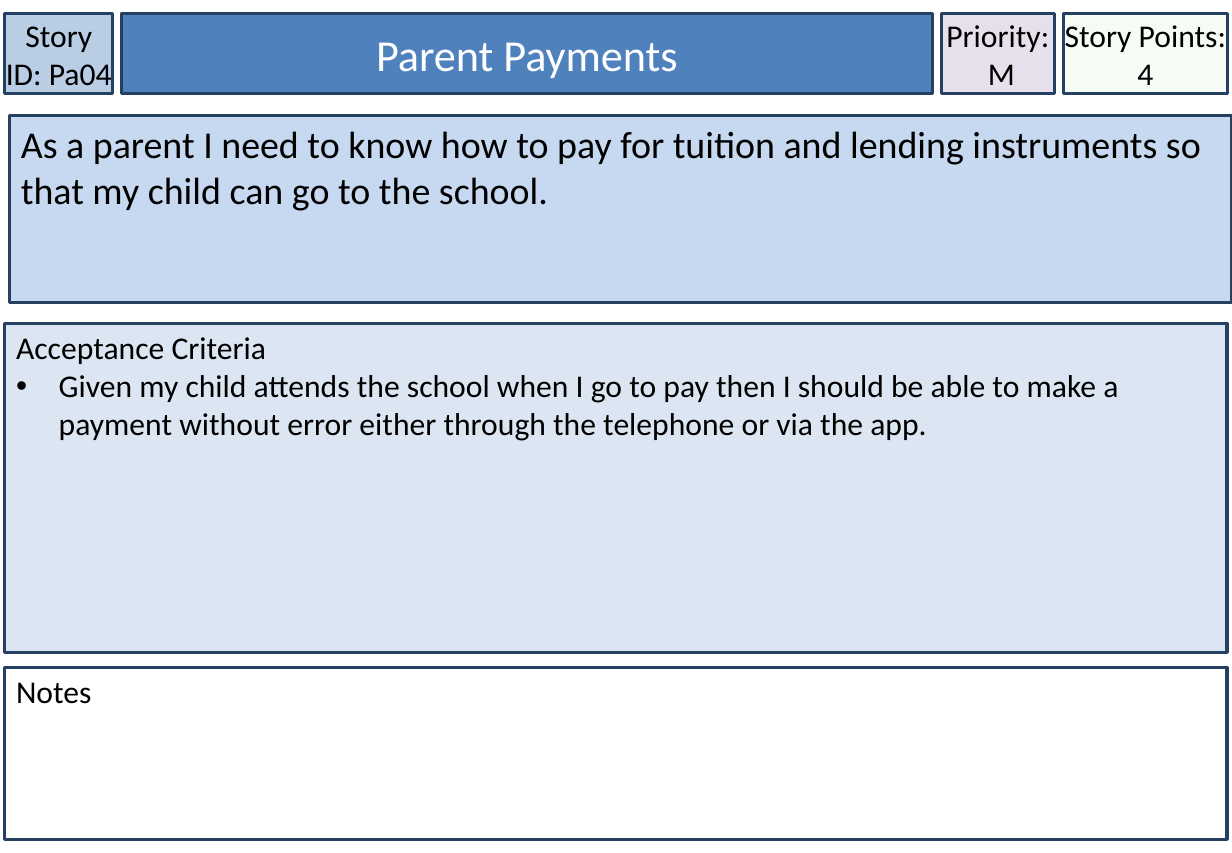
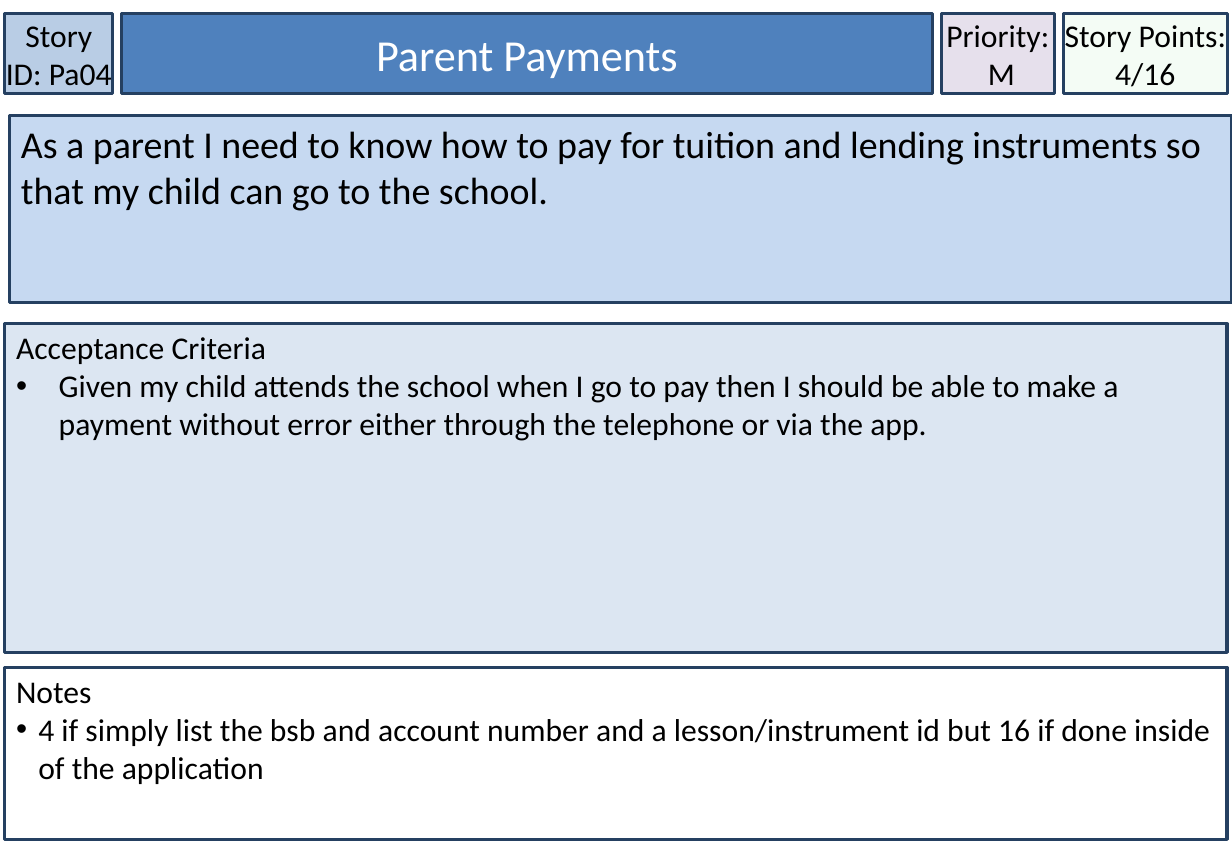
Before and after one commit to MichaelDevenish/IFB299MusicSchool, a slide deck: slide 35 of Documentation/Accpetance Criteria & User Stories/User Stories Final Format.pptx. Drawn at 1232x853 pixels with LibreOffice and Linux fonts; fonts in the diff are those of the drawing. Boxes give left, top, right and bottom in pixels: in the first picture for what was removed or moved away, otherwise in the second. Text is boxed around its words. In the diff, an @@ line names an element or a change of style, - is before the commit and + after.

Commit message:
altered Pa04

```diff
--- a/Documentation/Accpetance Criteria & User Stories/User Stories Final Format.pptx
+++ b/Documentation/Accpetance Criteria & User Stories/User Stories Final Format.pptx
@@ text in rectangle at (1065, 25, 1226, 93): text changed @@
-Story Points: 4
+Story Points: 4/16
@@ text in rectangle at (38, 719, 1210, 784): paragraph added @@
+• 4 if simply list the bsb and account number and a lesson/instrument id but 16 if done inside of the application
```
